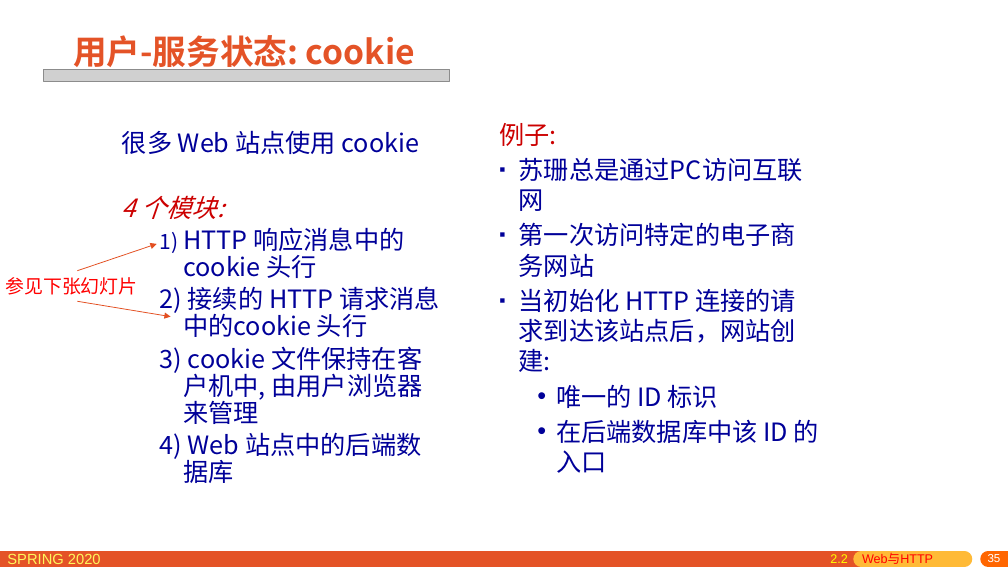
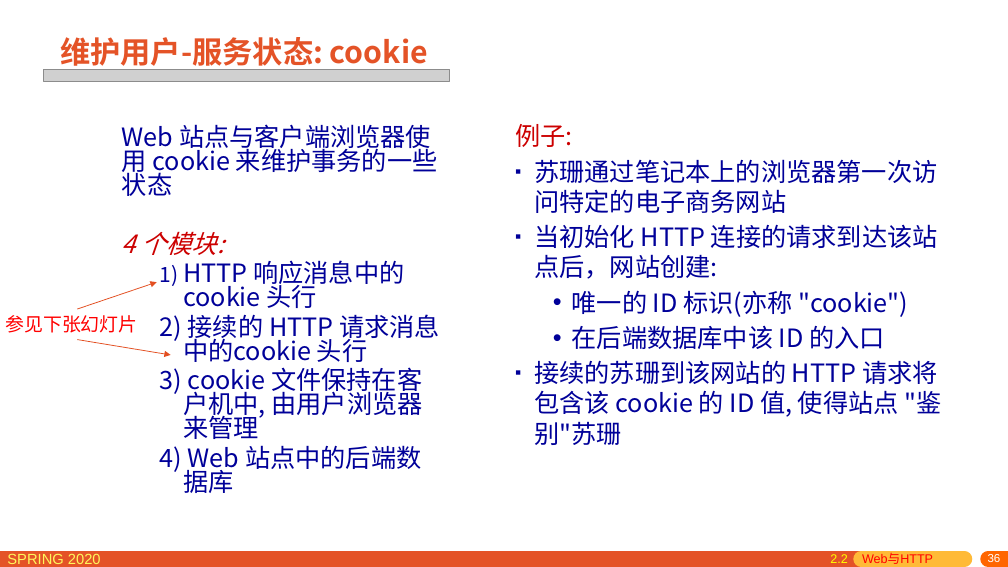
Before and after one commit to network-distributed/presentations, a slide deck: slide 36 of chapter2_cn.pptx (slide 35 before the commit). Drawn at 1008x567 pixels with LibreOffice and Linux fonts; fonts in the diff are those of the drawing; grey boxes stand for pictures. Boxes give left, top, right and bottom in pixels: in the first picture for what was removed or moved away, otherwise in the second. Text is boxed around its words. In the diff, an @@ line names an element or a change of style, - is before the commit and + after.

```diff
--- a/chapter2_cn.pptx
+++ b/chapter2_cn.pptx
@@ title at bbox=[60, 37, 428, 71]: text changed; size 32 to 28.8 pt @@
-用户-服务状态: cookie
+维护用户-服务状态: cookie
@@ text "例子:": place and size @@
-text "例子:" at bbox=[499, 123, 819, 473]
+text "例子:" at bbox=[515, 124, 941, 445]
@@ text at bbox=[122, 124, 438, 196]: text changed @@
-很多 Web 站点使用 cookie
+Web 站点与客户端浏览器使用 cookie 来维护事务的一些状态
@@ text at bbox=[534, 159, 937, 213]: text changed @@
-▪ 苏珊总是通过PC访问互联网
-▪ 第一次访问特定的电子商务网站
+▪ 苏珊通过笔记本上的浏览器第一次访问特定的电子商务网站
@@ text at bbox=[122, 231, 440, 493]: line spacing 0.9 to 0.8 @@
@@ 2 arrows, 1 text: place and size @@
-2 arrows, 1 text at bbox=[5, 244, 171, 317]
+2 arrows, 1 text at bbox=[5, 282, 171, 355]
@@ text at bbox=[572, 290, 908, 317]: text changed @@
-  • 唯一的 ID 标识
+  • 唯一的 ID 标识(亦称 "cookie")
@@ text at bbox=[534, 360, 941, 445]: paragraph added @@
+▪ 接续的苏珊到该网站的 HTTP 请求将包含该 cookie 的 ID 值, 使得站点 "鉴别"苏珊
```
Also in this commit, not shown: 31 other slides changed, 6 slides added, 1 other file.
